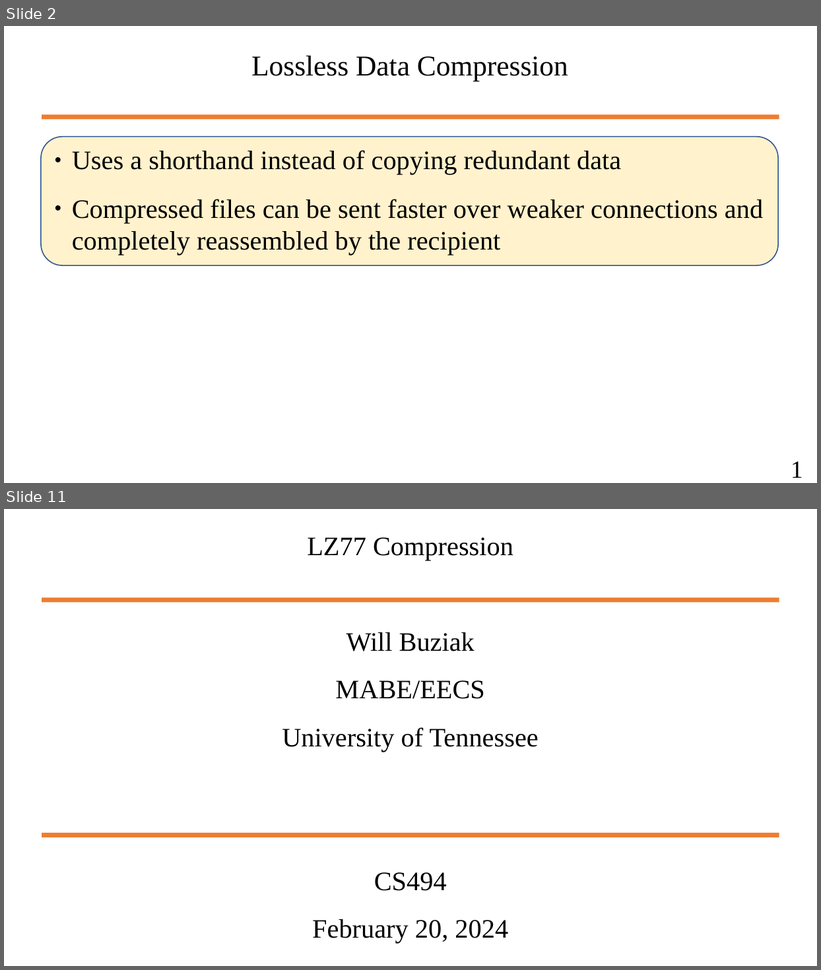
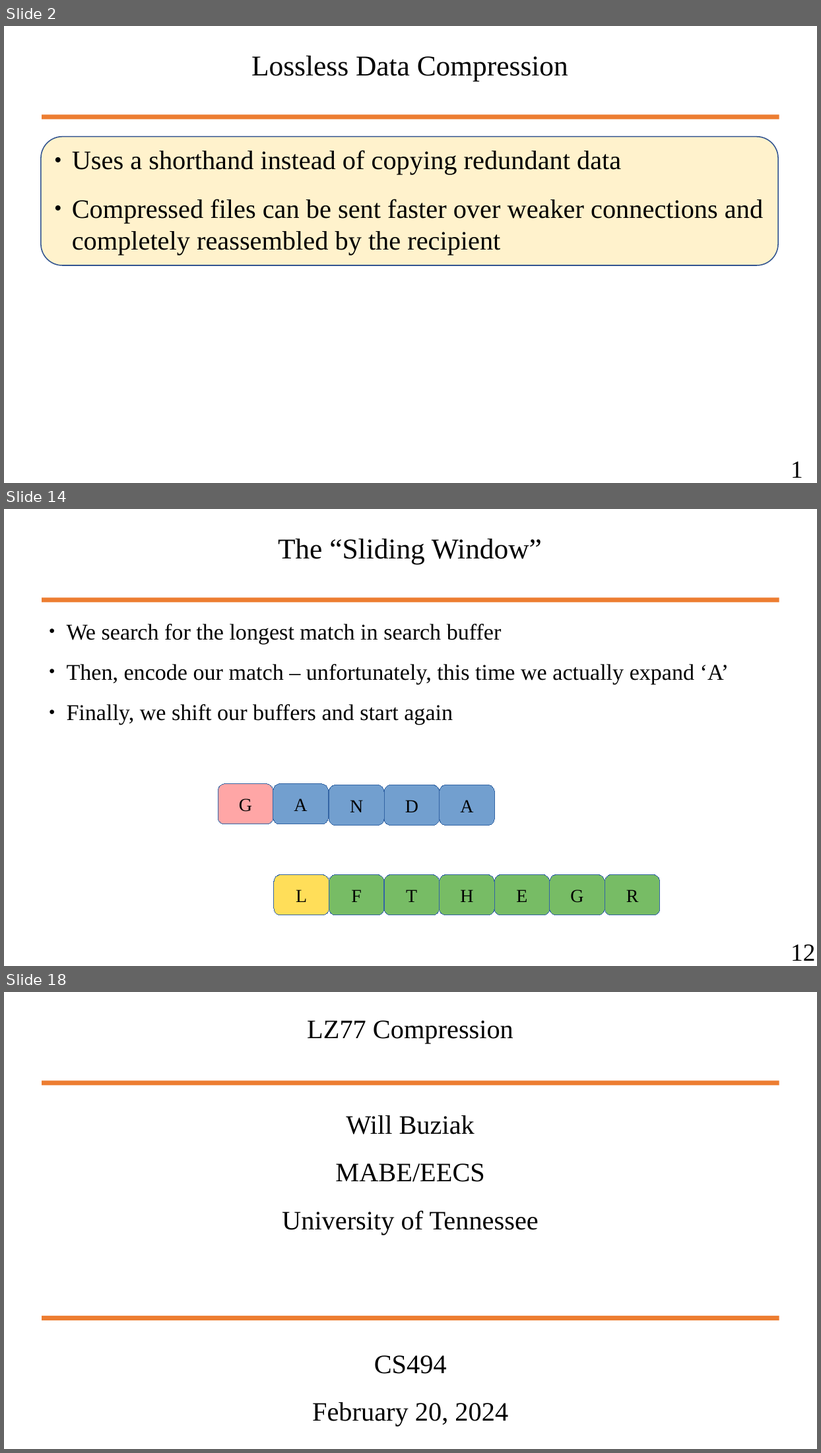
Before and after one commit to wbuz24/undergrad-repo, a slide deck: S24/cs494/notes/LZ77.pptx. Shown one above the other, each under a label of ours: slides 2 and 11 before the commit, slides 2, 14 and 18 after it; the slides between them are not shown. The pictures are 821x970 and 821x1453 pixels, drawn with LibreOffice and Linux fonts; fonts in the diff are those of the drawing. Boxes give left, top, right and bottom in pixels: in the first picture for what was removed or moved away, otherwise in the second. Text is boxed around its words. In the diff, an @@ line names an element or a change of style, - is before the commit and + after.

```diff
--- a/S24/cs494/notes/LZ77.pptx
+++ b/S24/cs494/notes/LZ77.pptx
@@ slide 14 added at (x1=4, y1=509, x2=817, y2=966), background #FFFFFF @@
@@ text added at (x1=278, y1=539, x2=542, y2=564), 28 pt, text #000000 @@
+The “Sliding Window”
@@ line added from (42, 600) to (780, 600), #ED7D31 4.51 pt @@
@@ text added at (x1=67, y1=624, x2=729, y2=725), 22 pt, text #000000 @@
+● We search for the longest match in search buffer
+● Then, encode our match – unfortunately, this time we actually expand ‘A’
+● Finally, we shift our buffers and start again
@@ rounded rectangle added at (x1=218, y1=784, x2=273, y2=824), fill #FFA6A6, outline #3465A4 0 pt, 18 pt, text #000000 @@
+G
@@ rounded rectangle added at (x1=273, y1=784, x2=329, y2=824), fill #729FCF, outline #3465A4 0 pt, 18 pt, text #000000 @@
+A
@@ rounded rectangle added at (x1=329, y1=785, x2=385, y2=826), fill #729FCF, outline #3465A4 0 pt, 18 pt, text #000000 @@
+N
@@ rounded rectangle added at (x1=385, y1=785, x2=440, y2=826), fill #729FCF, outline #3465A4 0 pt, 18 pt, text #000000 @@
+D
@@ rounded rectangle added at (x1=440, y1=785, x2=494, y2=826), fill #729FCF, outline #3465A4 0 pt, 18 pt, text #000000 @@
+A
@@ rounded rectangle added at (x1=274, y1=875, x2=329, y2=916), fill #FFDE59, outline #3465A4 0 pt, 18 pt, text #000000 @@
+L
@@ rounded rectangle added at (x1=329, y1=875, x2=385, y2=916), fill #77BC65, outline #3465A4 0 pt, 18 pt, text #000000 @@
+F
@@ rounded rectangle added at (x1=384, y1=875, x2=440, y2=916), fill #77BC65, outline #3465A4 0 pt, 18 pt, text #000000 @@
+T
@@ rounded rectangle added at (x1=440, y1=875, x2=494, y2=916), fill #77BC65, outline #3465A4 0 pt, 18 pt, text #000000 @@
+H
@@ rounded rectangle added at (x1=494, y1=875, x2=550, y2=916), fill #77BC65, outline #3465A4 0 pt, 18 pt, text #000000 @@
+E
@@ rounded rectangle added at (x1=550, y1=875, x2=605, y2=916), fill #77BC65, outline #3465A4 0 pt, 18 pt, text #000000 @@
+G
@@ rounded rectangle added at (x1=605, y1=875, x2=661, y2=916), fill #77BC65, outline #3465A4 0 pt, 18 pt, text #000000 @@
+R
@@ text added at (x1=791, y1=945, x2=815, y2=961), 24 pt, text #000000 @@
+12
@@ what was slide 11 is now slide 18 @@
```
Also in this commit, not shown: 4 slides changed, 6 other slides added, 5 other files.
